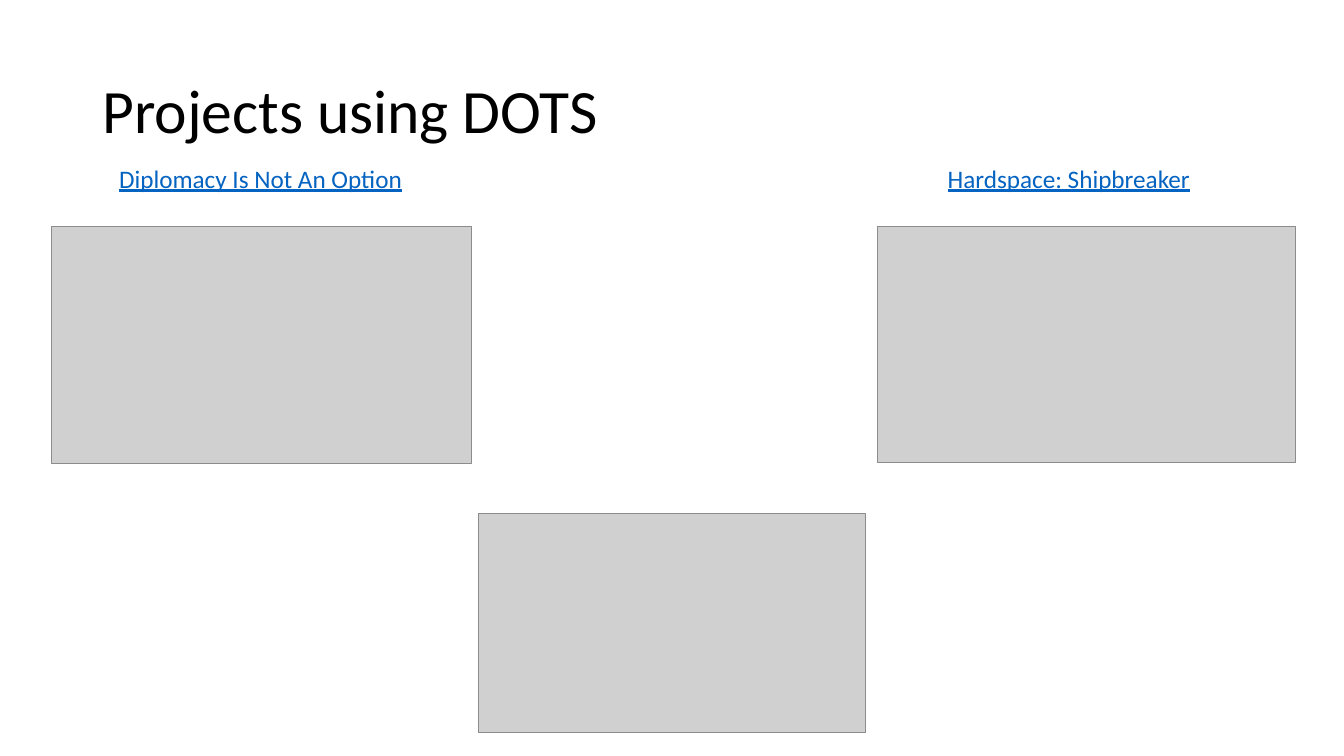
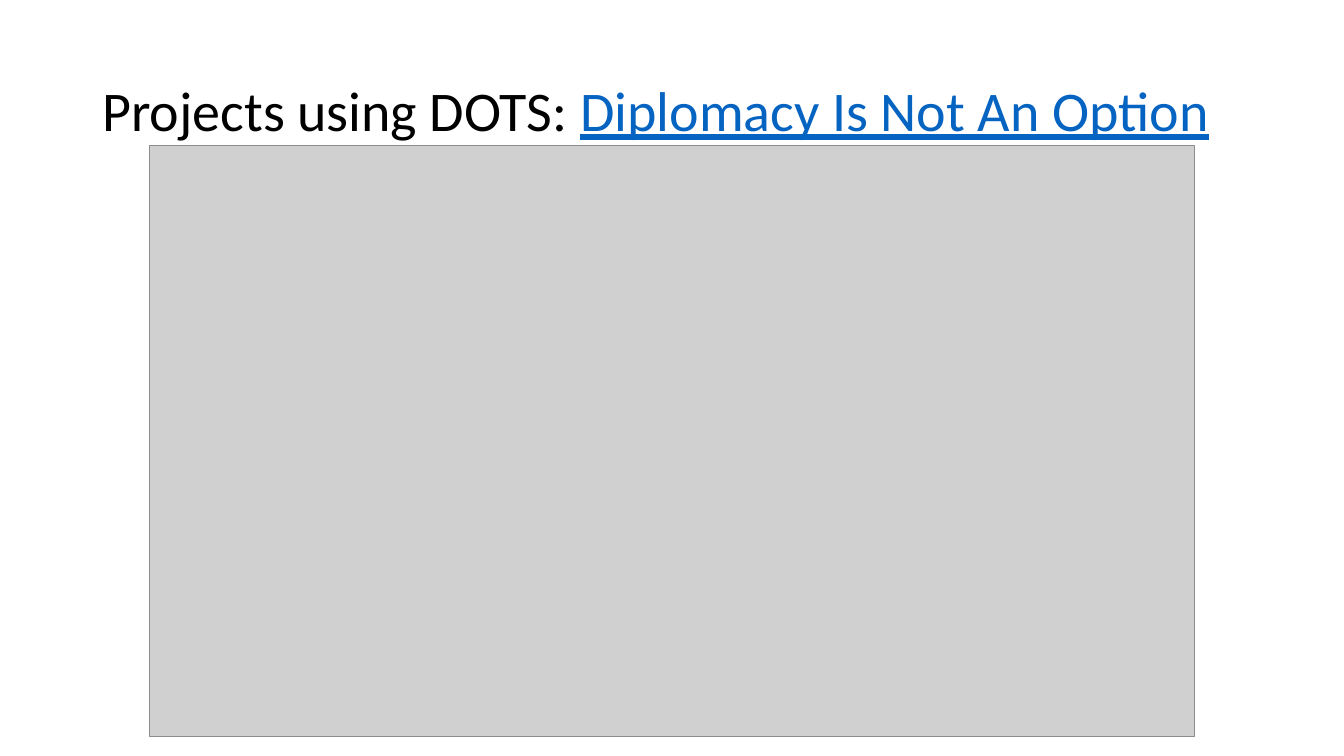
Before and after one commit to ElishaAz/Introduction-to-Unity-DOTS, a slide deck: slide 2 of Unity DOTS.pptx. Drawn at 1344x756 pixels with LibreOffice and Linux fonts; fonts in the diff are those of the drawing; grey boxes stand for pictures. Boxes give left, top, right and bottom in pixels: in the first picture for what was removed or moved away, otherwise in the second. Text is boxed around its words. In the diff, an @@ line names an element or a change of style, - is before the commit and + after.

```diff
--- a/Unity DOTS.pptx
+++ b/Unity DOTS.pptx
@@ title at (x1=102, y1=92, x2=1208, y2=141): text changed; size 44 to 40 pt; text colour #000000 to #0563C1 @@
-Projects using DOTS
+Projects using DOTS: Diplomacy Is Not An Option
@@ picture resized from (x1=51, y1=226, x2=471, y2=463) to (x1=149, y1=146, x2=1195, y2=737) @@
@@ text removed at (x1=119, y1=170, x2=401, y2=192) @@
-Diplomacy Is Not An Option
@@ text removed at (x1=948, y1=170, x2=1190, y2=192) @@
-Hardspace: Shipbreaker
@@ picture removed at (x1=877, y1=226, x2=1296, y2=462) @@
@@ picture removed at (x1=479, y1=513, x2=866, y2=732) @@
```
Also in this commit, not shown: 1 other slide changed, 2 slides added.
